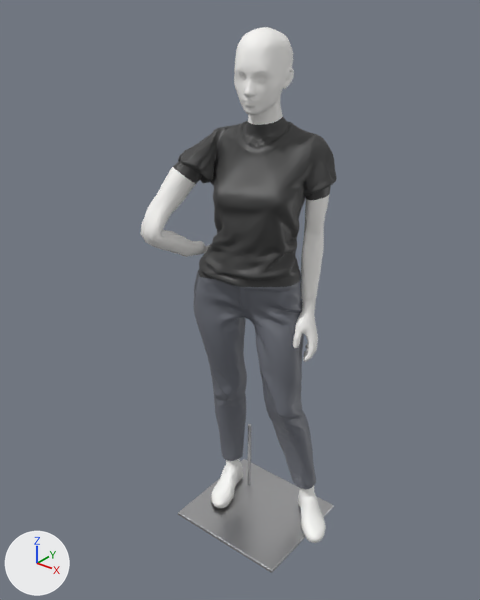
The Blender file assets-src/models/mannequins-poses/femme-pose.blend: old version first, new version second.
The view is the same before and after, from a 50 mm lens placed at (1.211, -1.638, 1.898), pointed at (-0.052, -0.058, 0.919). Every picture has the same lights, and +X, +Y and +Z are marked at lower left. The first picture is the older version.

In view in the first picture: 'Mannequin_Corps', 'Socle_Plaque' and 1 more.
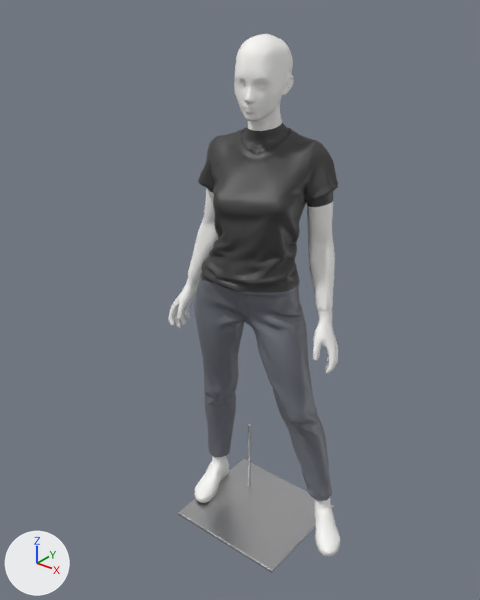
Scene script edits in JSON lines:
```json
{"block": "me_tripo_mesh_03006455_d125_4304_9e06_73c3d64a8316", "where": "# used by ob_mannequin_corps; location = (0.0, 0.0, 0.018)"}
{"op": "remove", "block": "me_tripo_mesh_03006455_d125_4304_9e06_73c3d64a8316", "code": "me_tripo_mesh_03006455_d125_4304_9e06_73c3d64a8316.from_pydata(...)  # 12681 vertices, 24701 faces; spans x -0.31..0.29, y -0.27..0.16, z -0.02..1.75"}
{"op": "add", "block": "me_tripo_mesh_03006455_d125_4304_9e06_73c3d64a8316", "code": "me_tripo_mesh_03006455_d125_4304_9e06_73c3d64a8316.from_pydata(...)  # 12681 vertices, 24701 faces; spans x -0.37..0.37, y -0.16..0.16, z 0.0..1.75"}
{"block": "me_tripo_mesh_03006455_d125_4304_9e06_73c3d64a8316", "change": "me_tripo_mesh_03006455_d125_4304_9e06_73c3d64a8316 part 1: 8228 of 12681 vertices moved; they spanned x -0.31..0.29, y -0.27..0.15, z -0.02..1.46 and now span x -0.37..0.37, y -0.15..0.15, z 0.0..1.46; mean shift (0.0, 0.02, -0.02); largest move (-0.29, -0.27, 1.16) -> (-0.27, 0.07, 1.06)"}
{"op": "set", "path": "ob_mannequin_corps.location", "old": "(0.0, 0.0, 0.018)", "new": "(0.0, 0.0, 0.0)"}
```

Pixel boxes (x1, y1, x2, y2) of what changed, in the pictures (480 x 600 px; the box of a moved part takes in the faces that stretch with it):
```json
{"object": "Mannequin_Corps", "change": "reshaped, moved", "before": [140, 27, 337, 543], "after": [168, 34, 340, 556], "on screen": "13% narrower"}
{"part": 1, "of": "me_tripo_mesh_03006455_d125_4304_9e06_73c3d64a8316", "change": "moved or reshaped", "before": [140, 125, 337, 543], "after": [168, 132, 340, 556]}
```
